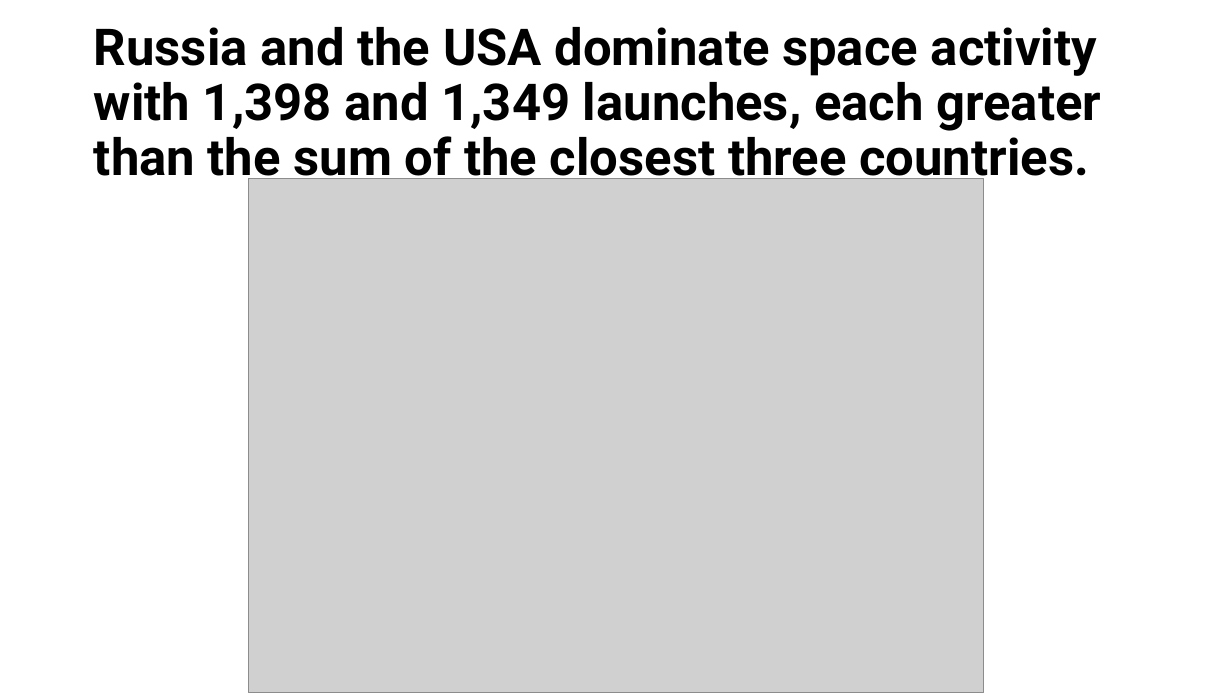
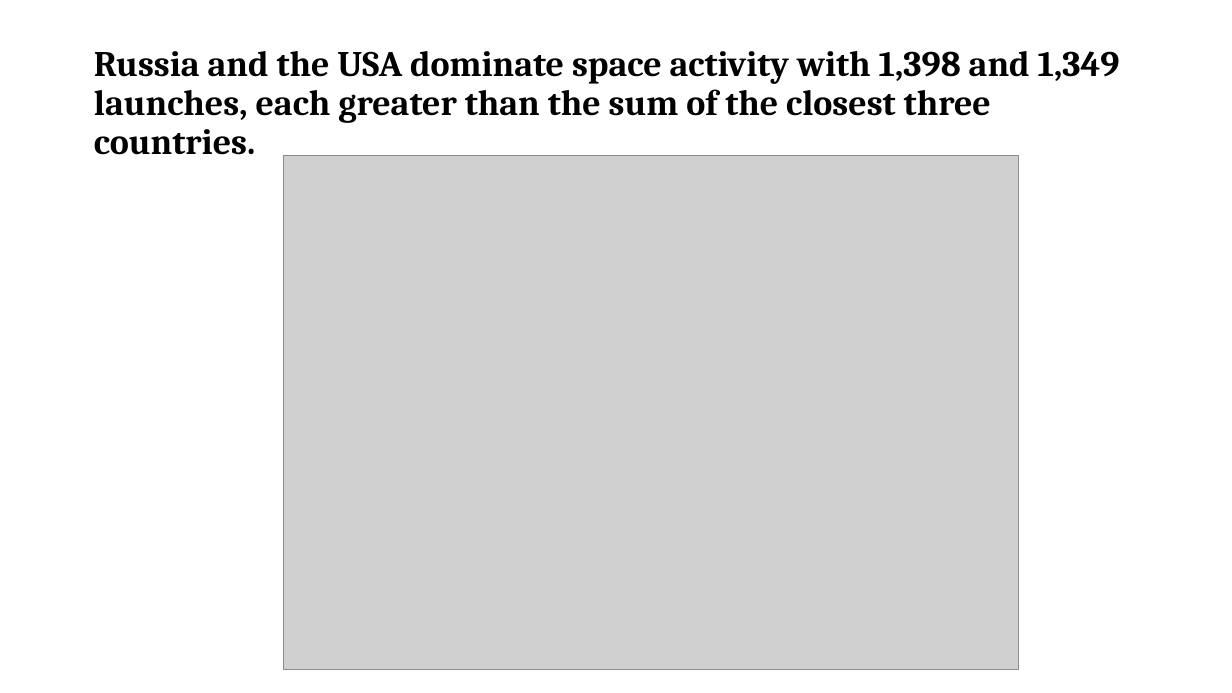
Before and after one commit to CarterFlynt/CarterFlynt.github.io, a slide deck: slide 3 of Space Launches FINAL.pptx. Drawn at 1232x693 pixels with LibreOffice and Linux fonts; fonts in the diff are those of the drawing; grey boxes stand for pictures. Boxes give left, top, right and bottom in pixels: in the first picture for what was removed or moved away, otherwise in the second. Text is boxed around its words. In the diff, an @@ line names an element or a change of style, - is before the commit and + after.

```diff
--- a/Space Launches FINAL.pptx
+++ b/Space Launches FINAL.pptx
@@ title "Russia and the USA dominate ..." at box(94, 51, 1120, 155): size 39.6 to 28 pt, font Roboto to Cambria @@
@@ picture: place and size @@
-picture at box(249, 178, 984, 693)
+picture at box(284, 155, 1019, 670)
```
Also in this commit, not shown: 4 other slides changed, 7 other files.
